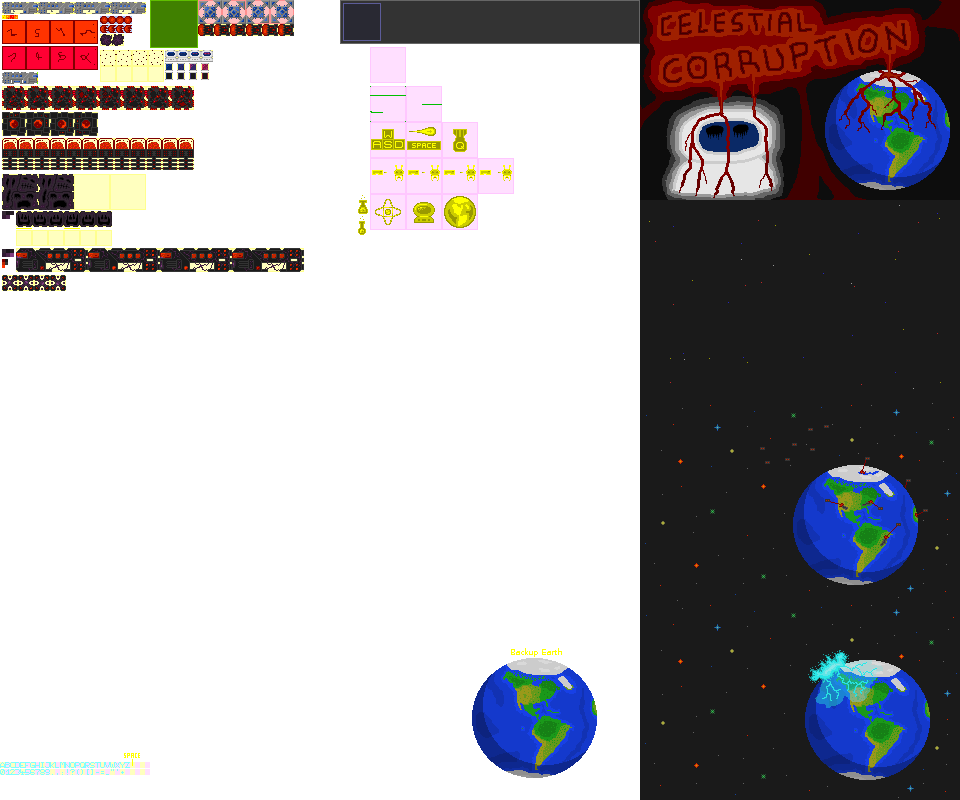
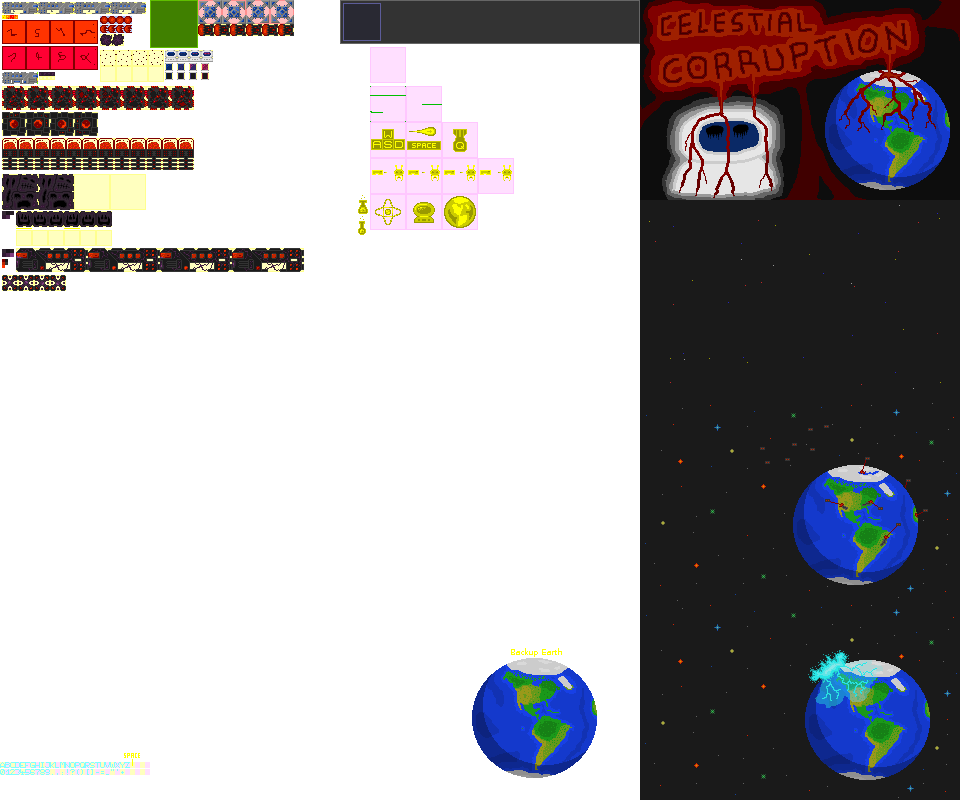
Two versions of the same layered image (w=960, h=800). Layer-by-layer changes:
painted on "sprites" over [39, 72, 55, 76]
painted on "helpers" over [39, 72, 55, 80]
